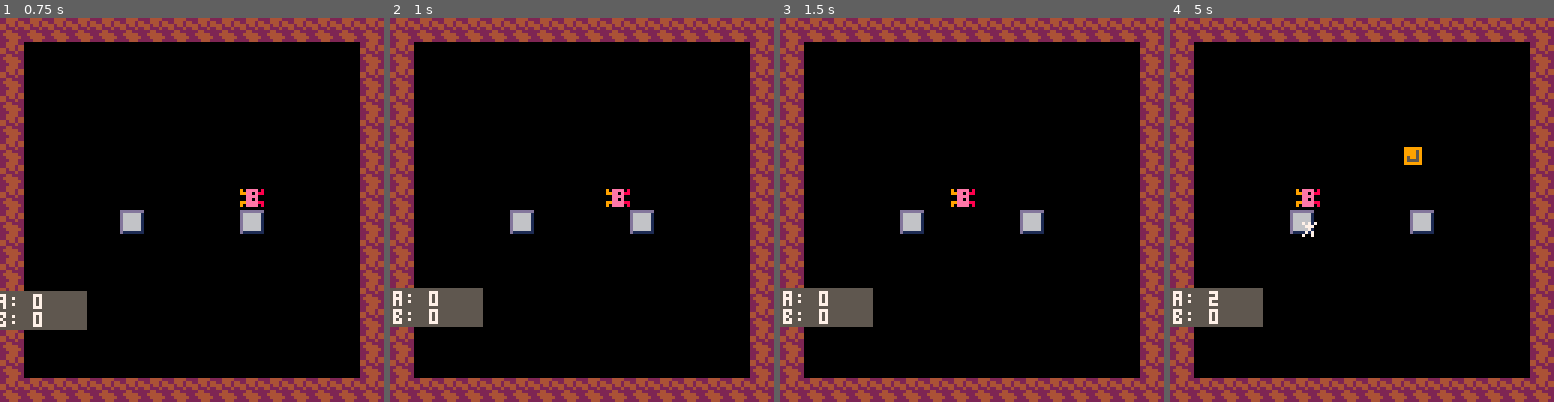
Above: before the commit, frames 1-4 (left to right).
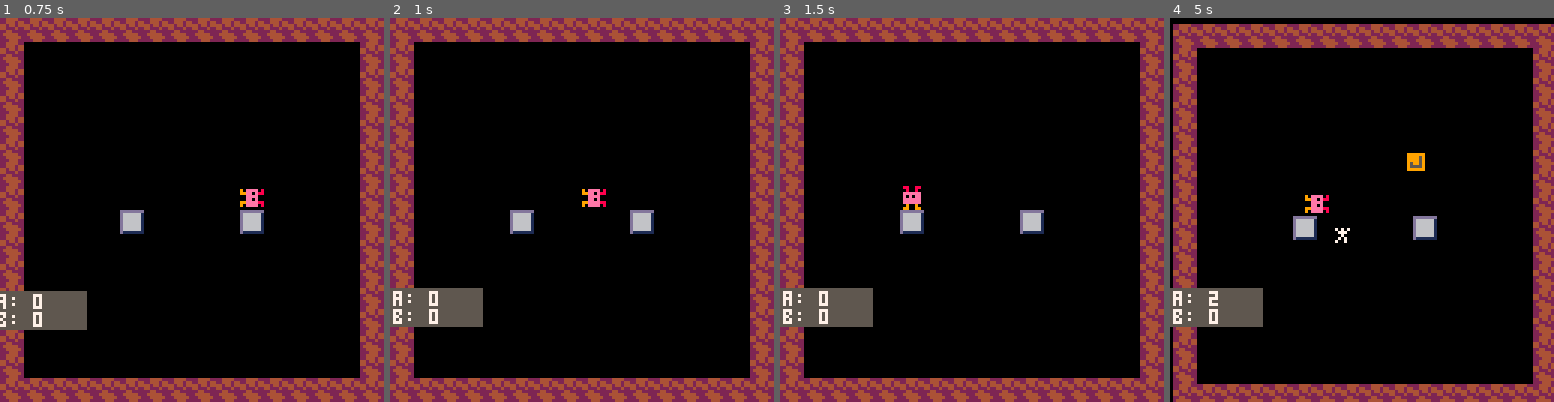
Above: after the commit, the same moments.

Repository: Jebuu/LD40
Game: PICO-8 cartridge ld40.p8
The game is run twice, just before and just after one commit, with the same random seed, the same clock (stepped at 60 frames per second) and the same inputs.
Inputs:
- Up to frame 1 (0.75 s): tap X (X key) at 0.33 s; tap O (Z key) at 0.7 s
- Up to frame 2 (1 s): no input
- Up to frame 3 (1.5 s): tap X (X key) at 1.07 s
- Up to frame 4 (5 s): hold Right 1.6-2.1 s; tap O (Z key) every 0.4 s from 1.7 to 4.9 s; tap X (X key) at 1.85, 2.97, 4.08 s; hold Up 2.15-2.42 s; hold Right 2.47-3.03 s; hold Left 3.08-3.58 s; hold Down 3.63-3.97 s; hold Right 4.02-4.68 s; hold Up from 4.73 s (still down)

Frame 1 is identical in both runs. In frame 2, 0.4% of the frame differs, in the area x 50-63%, y 44-50%; in frame 3, 0.4%; in frame 4, 17%, in the area x 0-100%, y 0-100%.

Commit message:
Added dash speed and renamed targetx and targety to dash_target.

Diff:
--- a/ld40.p8
+++ b/ld40.p8
@@ -11,9 +11,11 @@
 ly = 56 -- left position y
 rx = 80 -- right position x
 ry = 56 -- right position y
-targetx = 0
-targety = 0
 debug = true
+dash_target  = {
+    x = 0,
+    y = 0
+}
 
 -- sound effects starting from 10 -> 63
 snd=
@@ -36,11 +38,12 @@
     max_actors = 128
     juice_count = 0
     bullet_speed = 2
+    dash_speed = 2
     shaker = {}
 end
 
 function title_init()
-    music(mus.title)
+    music( mus.title )
     gamestate = 0 -- title state
 end
 
@@ -243,11 +246,11 @@
 
 function start_dash()
     if ( player.pt.x == lx ) then -- set the target depending on which platform we are on
-        targetx = rx
-        targety = ry
+        dash_target.x = rx
+        dash_target.y = ry
     else
-        targetx = lx
-        targety = ly
+        dash_target.x = lx
+        dash_target.y = ly
     end
     player.sprite = 17
     create_screenshaker( 0, 5 )
@@ -255,11 +258,11 @@
 end
 
 function dash()
-    if ( player.pt.x == targetx and player.pt.y == targety ) then
+    if ( get_distance ( player.pt, dash_target ) < 1 ) then
         end_dash()
     else
-        if ( targetx < player.pt.x ) then player.pt.x -= 1 elseif (targetx > player.pt.x ) then player.pt.x += 1 end
-        if ( targety < player.pt.y ) then player.pt.y -= 1 elseif (targety > player.pt.y ) then player.pt.y += 1 end
+        if ( dash_target.x < player.pt.x ) then player.pt.x -= 1 * dash_speed elseif (dash_target.x > player.pt.x ) then player.pt.x += 1 * dash_speed end
+        if ( dash_target.y < player.pt.y ) then player.pt.y -= 1 * dash_speed elseif (dash_target.y > player.pt.y ) then player.pt.y += 1 * dash_speed end
     end
 end
 
